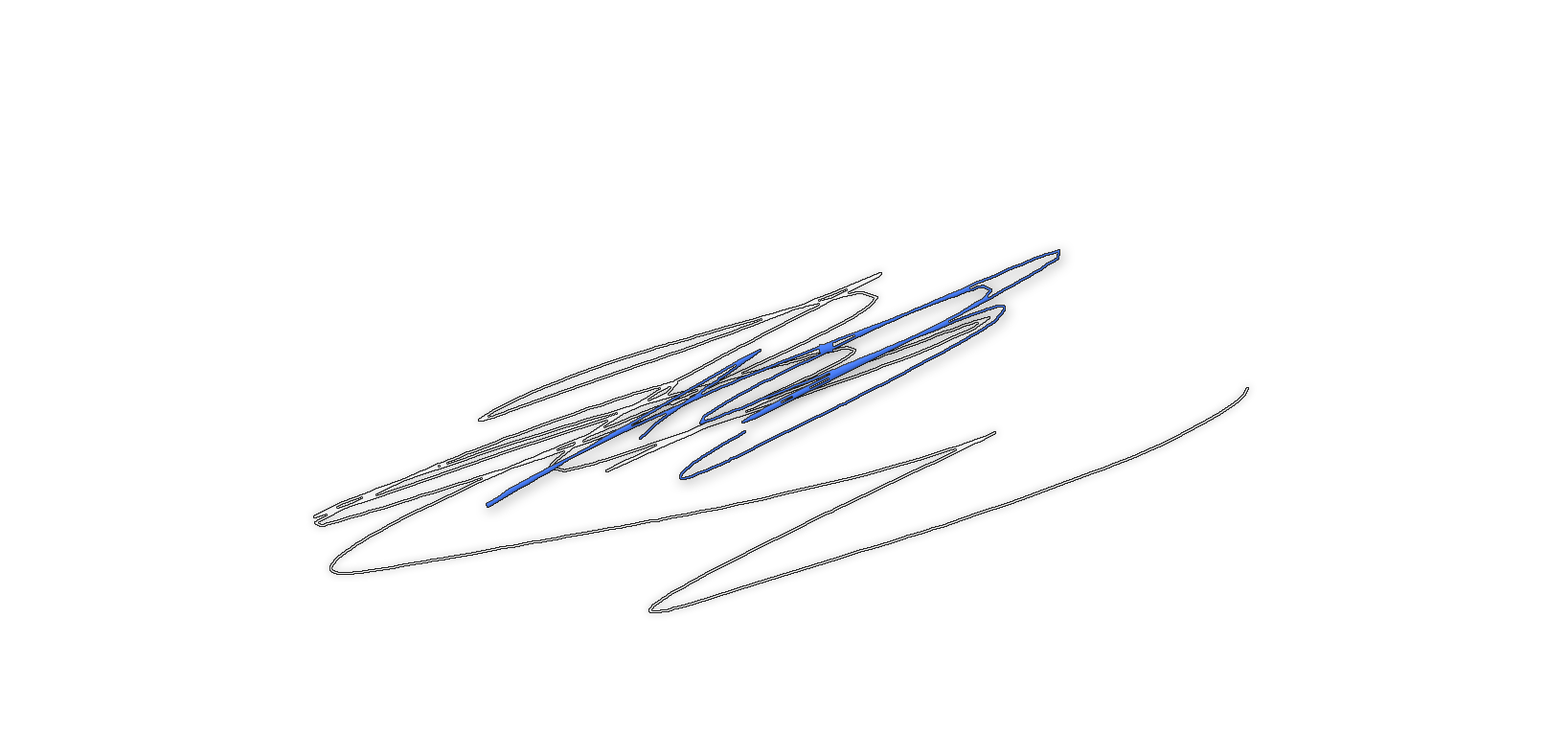
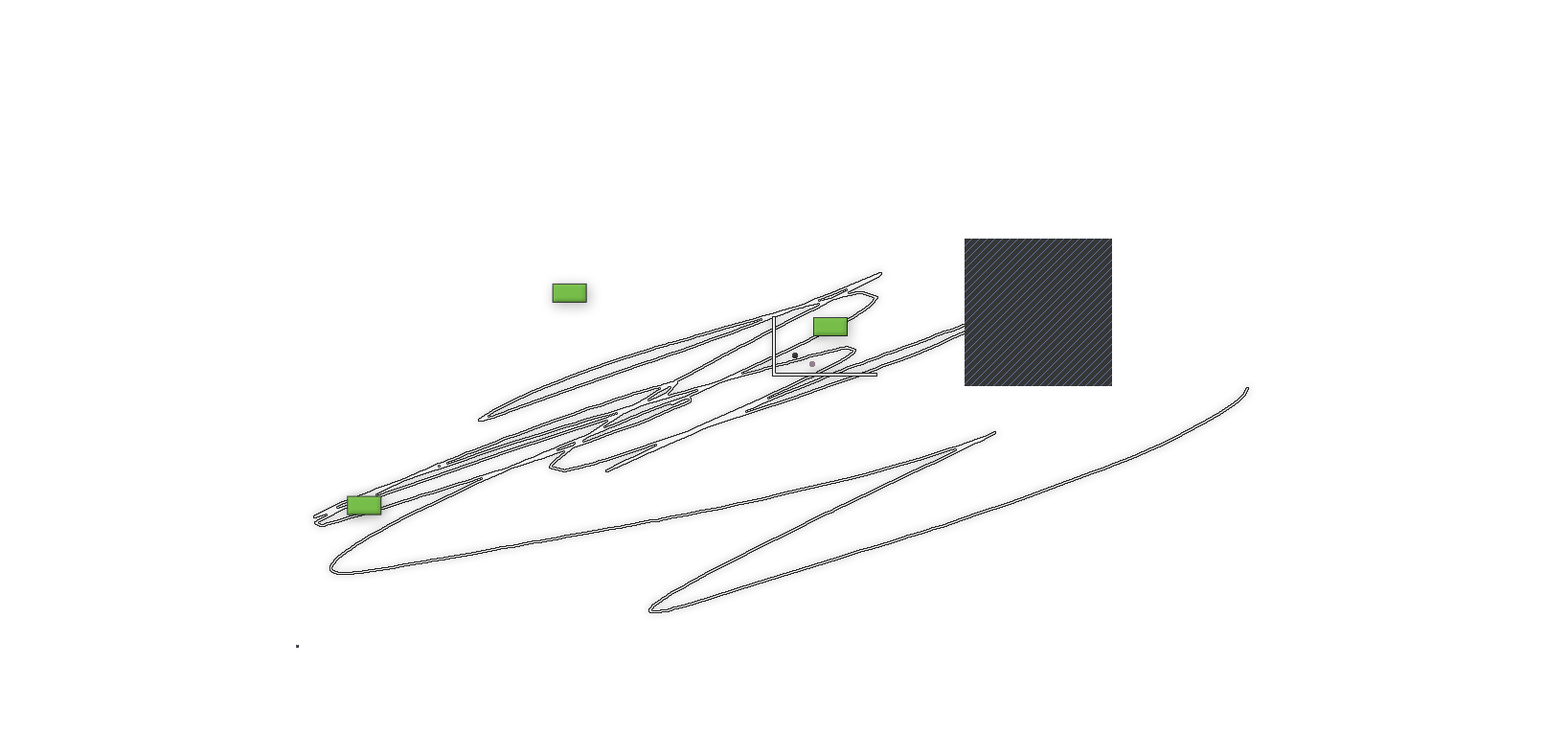
The second 1545px x 755px image is a revision of the first. Changes to its layers:
showed "Walls" (1st of 2) over left=771, top=316, right=878, bottom=377
showed "GreenUnit_AHU_RTU" (1st of 2) over left=812, top=316, right=848, bottom=337
showed "Diffusers" over left=791, top=352, right=798, bottom=359
showed "Diffusers_EXH" over left=809, top=361, right=815, bottom=367
showed "Non_Selectable" over left=295, top=238, right=1112, bottom=648
showed "GreenUnit_AHU_RTU" (2nd of 2) over left=346, top=282, right=588, bottom=516
hid group "HVAC" (2 layers) over left=485, top=248, right=1061, bottom=508
